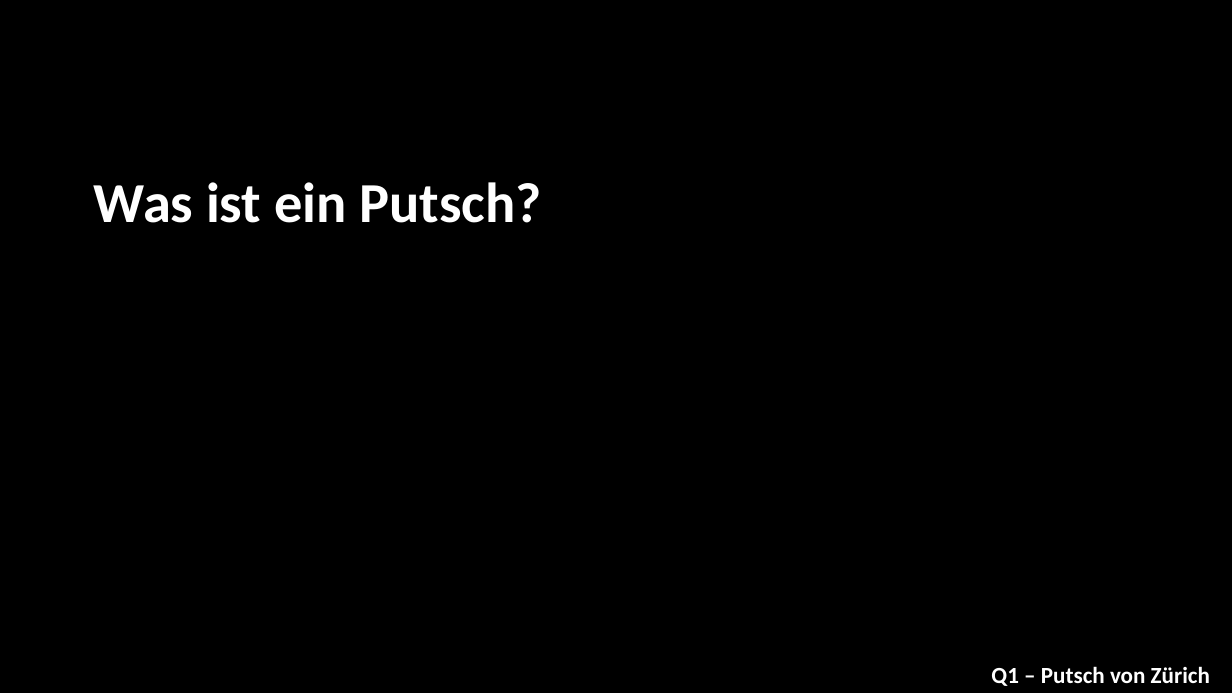
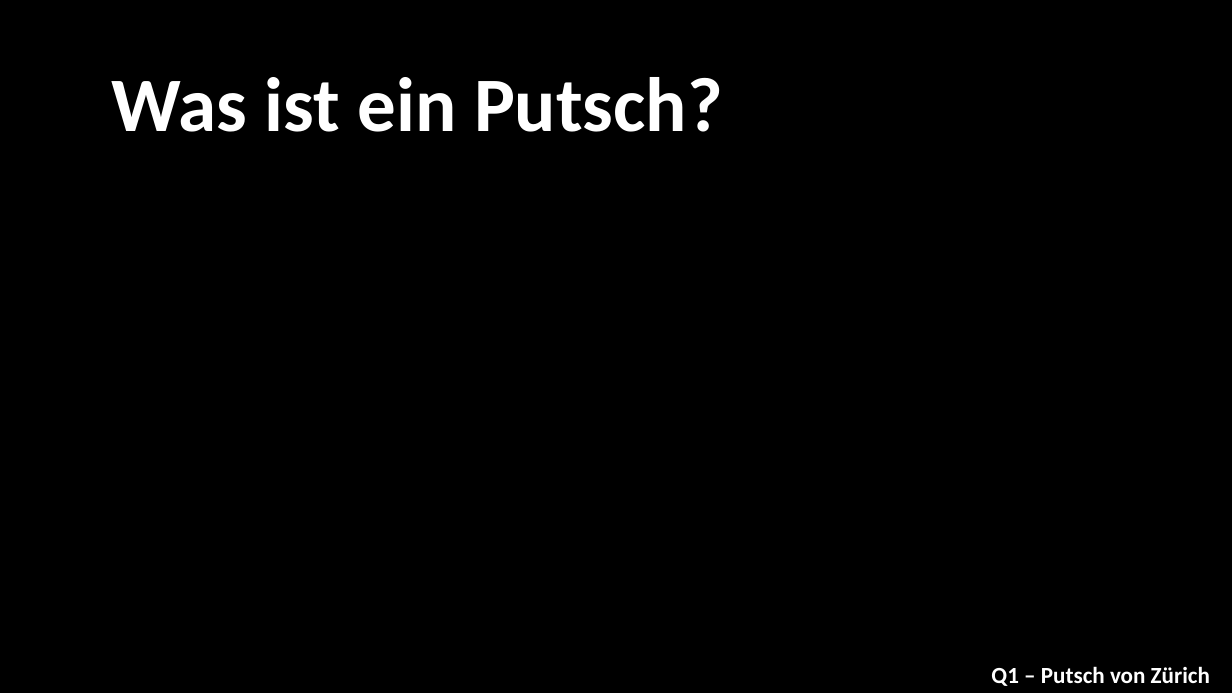
Before and after one commit to AH1M1-Org/School, a slide deck: slide 3 of Gesellschaftslehre/001_Gesellschaftlehre_Wochenbericht.pptx. Drawn at 1232x693 pixels with LibreOffice and Linux fonts; fonts in the diff are those of the drawing; grey boxes stand for pictures; background and template pictures are left out. Boxes give left, top, right and bottom in pixels: in the first picture for what was removed or moved away, otherwise in the second. Text is boxed around its words. In the diff, an @@ line names an element or a change of style, - is before the commit and + after.

```diff
--- a/Gesellschaftslehre/001_Gesellschaftlehre_Wochenbericht.pptx
+++ b/Gesellschaftslehre/001_Gesellschaftlehre_Wochenbericht.pptx
@@ title "Was ist ein Putsch?": place and size @@
-title "Was ist ein Putsch?" at (94,182,541,223)
+title "Was ist ein Putsch?" at (112,77,723,132)
@@ title "Was ist ein Putsch?" at (112,77,723,132): size 44 to 60 pt @@
```
Also in this commit, not shown: 6 other slides changed, 5 slides added, 3 slides removed.
